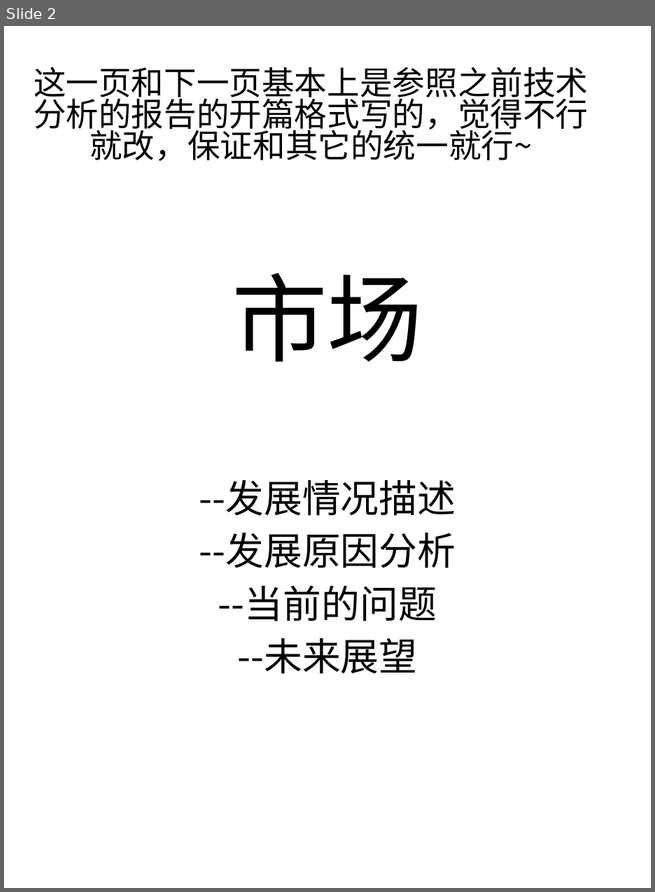
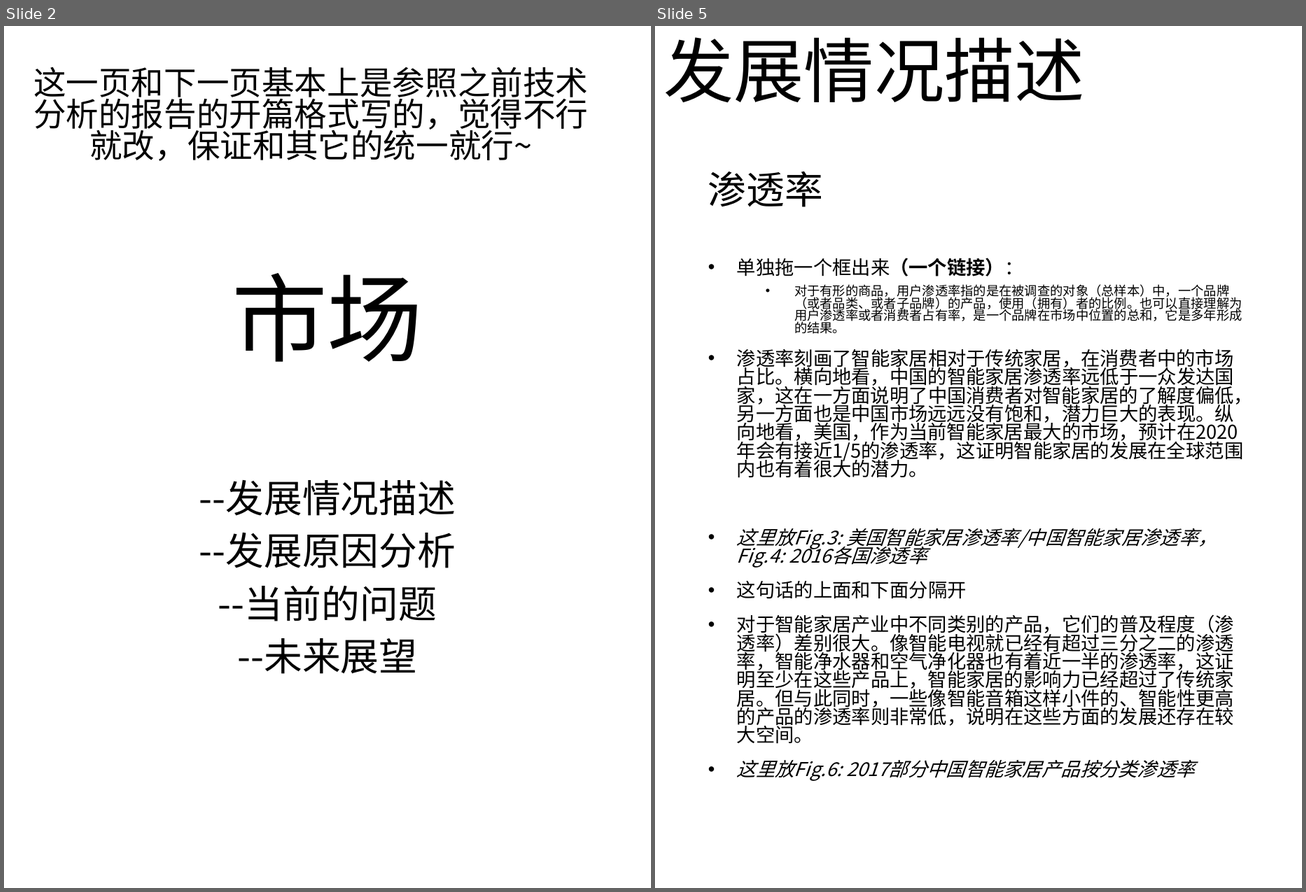
Before and after one commit to RLi43/Industry-Frontier, a slide deck: 市场/排版.pptx. Shown side by side, each under a label of ours: slide 2 before the commit, slides 2 and 5 after it; the slides between them are not shown. The pictures are 655x892 and 1306x892 pixels, drawn with LibreOffice and Linux fonts; fonts in the diff are those of the drawing. Boxes give left, top, right and bottom in pixels: in the first picture for what was removed or moved away, otherwise in the second. Text is boxed around its words. In the diff, an @@ line names an element or a change of style, - is before the commit and + after.

```diff
--- a/市场/排版.pptx
+++ b/市场/排版.pptx
@@ slide 5 added at box(655, 26, 1302, 888), background #FFFFFF @@
@@ title added at box(663, 37, 1085, 103), 58.7 pt, text #000000 @@
+发展情况描述
@@ text added at box(708, 171, 823, 207), 32 pt, text #000000 @@
+渗透率
@@ text added at box(737, 258, 1253, 781), 16 pt, text #000000 @@
+• 单独拖一个框出来（一个链接）：
+  • 对于有形的商品，用户渗透率指的是在被调查的对象（总样本）中，一个品牌（或者品类、或者子品牌）的产品，使用（拥有）者的比例。也可以直接理解为用户渗透率或者消费者占有率，是一个品牌在市场中位置的总和，它是多年形成的结果。
+• 渗透率刻画了智能家居相对于传统家居，在消费者中的市场占比。横向地看，中国的智能家居渗透率远低于一众发达国家，这在一方面说明了中国消费者对智能家居的了解度偏低，另一方面也是中国市场远远没有饱和，潜力巨大的表现。纵向地看，美国，作为当前智能家居最大的市场，预计在2020年会有接近1/5的渗透率，这证明智能家居的发展在全球范围内也有着很大的潜力。
+• 这里放Fig.3: 美国智能家居渗透率/中国智能家居渗透率，Fig.4: 2016各国渗透率
+• 这句话的上面和下面分隔开
+• 对于智能家居产业中不同类别的产品，它们的普及程度（渗透率）差别很大。像智能电视就已经有超过三分之二的渗透率，智能净水器和空气净化器也有着近一半的渗透率，这证明至少在这些产品上，智能家居的影响力已经超过了传统家居。但与此同时，一些像智能音箱这样小件的、智能性更高的产品的渗透率则非常低，说明在这些方面的发展还存在较大空间。
+• 这里放Fig.6: 2017部分中国智能家居产品按分类渗透率
```
Also in this commit, not shown: 1 slide changed, 1 other slide added, 1 slide removed, 1 other file.
